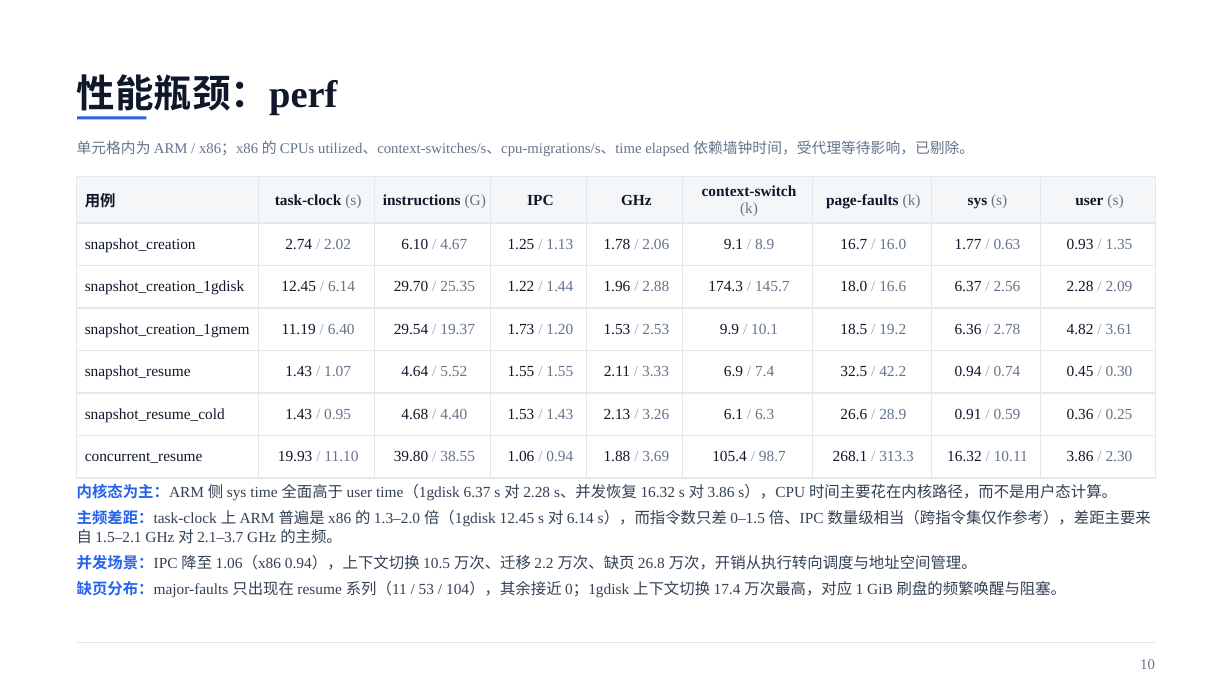
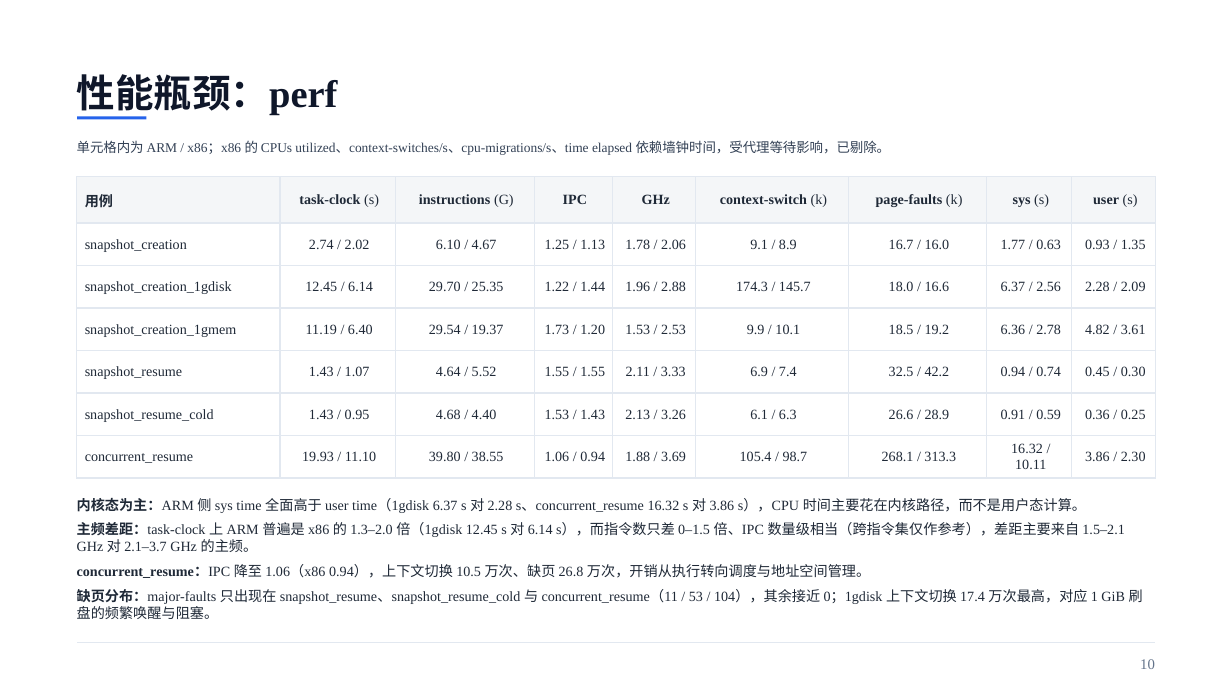
Before and after one commit to liushiqin-647/aenv, a slide deck: slide 10 of agentenv_20261102_polished.pptx. Drawn at 1232x693 pixels with LibreOffice and Linux fonts; fonts in the diff are those of the drawing. Boxes give left, top, right and bottom in pixels: in the first picture for what was removed or moved away, otherwise in the second. Text is boxed around its words. In the diff, an @@ line names an element or a change of style, - is before the commit and + after.

```diff
--- a/agentenv_20261102_polished.pptx
+++ b/agentenv_20261102_polished.pptx
@@ text "单元格内为 ARM / x86；x86 的 ..." at box(77, 140, 891, 155): size 11.5 to 10.5 pt, text colour #64748B to #334155 @@
@@ table at box(77, 177, 1156, 478) @@
@@ size 12 to 11 pt @@
@@ text colour #0F172A to #1F2937 in "用例", "task-clock", "instructions", "IPC" and 59 more places @@
@@ text colour #64748B to #1F2937 in "(s)", "(G)", "(k)", "(k)" and 50 more places @@
@@ text colour #94A3B8 to #1F2937 in "/", "/", "/", "/" and 44 more places @@
@@ text at box(77, 498, 1086, 513): text changed; size 12 to 11 pt; text colour #334155 to #1F2937 @@
-内核态为主：ARM 侧 sys time 全面高于 user time（1gdisk 6.37 s 对 2.28 s、并发恢复 16.32 s 对 3.86 s），CPU 时间主要花在内核路径，而不是用户态计算。
+内核态为主：ARM 侧 sys time 全面高于 user time（1gdisk 6.37 s 对 2.28 s、concurrent_resume 16.32 s 对 3.86 s），CPU 时间主要花在内核路径，而不是用户态计算。
@@ text "内核态为主：ARM 侧 sys time 全面高于 ...": place and size @@
-text "内核态为主：ARM 侧 sys time 全面高于 ..." at box(77, 483, 1151, 598)
+text "内核态为主：ARM 侧 sys time 全面高于 ..." at box(77, 498, 1143, 619)
@@ text at box(77, 522, 1124, 552): size 12 to 11 pt, text colour #334155 to #1F2937 in "主频差距：task-clock 上 ARM 普遍是 x86 的 1.3–2.0 ..."; text colour #2563EB to #1F2937 in "主频差距：task-clock" @@
@@ text at box(77, 564, 1143, 619): text changed; size 12 to 11 pt; text colour #334155 to #1F2937 @@
-并发场景：IPC 降至 1.06（x86 0.94），上下文切换 10.5 万次、迁移 2.2 万次、缺页 26.8 万次，开销从执行转向调度与地址空间管理。
-缺页分布：major-faults 只出现在 resume 系列（11 / 53 / 104），其余接近 0；1gdisk 上下文切换 17.4 万次最高，对应 1 GiB 刷盘的频繁唤醒与阻塞。
+concurrent_resume：IPC 降至 1.06（x86 0.94），上下文切换 10.5 万次、缺页 26.8 万次，开销从执行转向调度与地址空间管理。
+缺页分布：major-faults 只出现在 snapshot_resume、snapshot_resume_cold 与 concurrent_resume（11 / 53 / 104），其余接近 0；1gdisk 上下文切换 17.4 万次最高，对应 1 GiB 刷盘的频繁唤醒与阻塞。
```
Also in this commit, not shown: 13 other slides changed.
